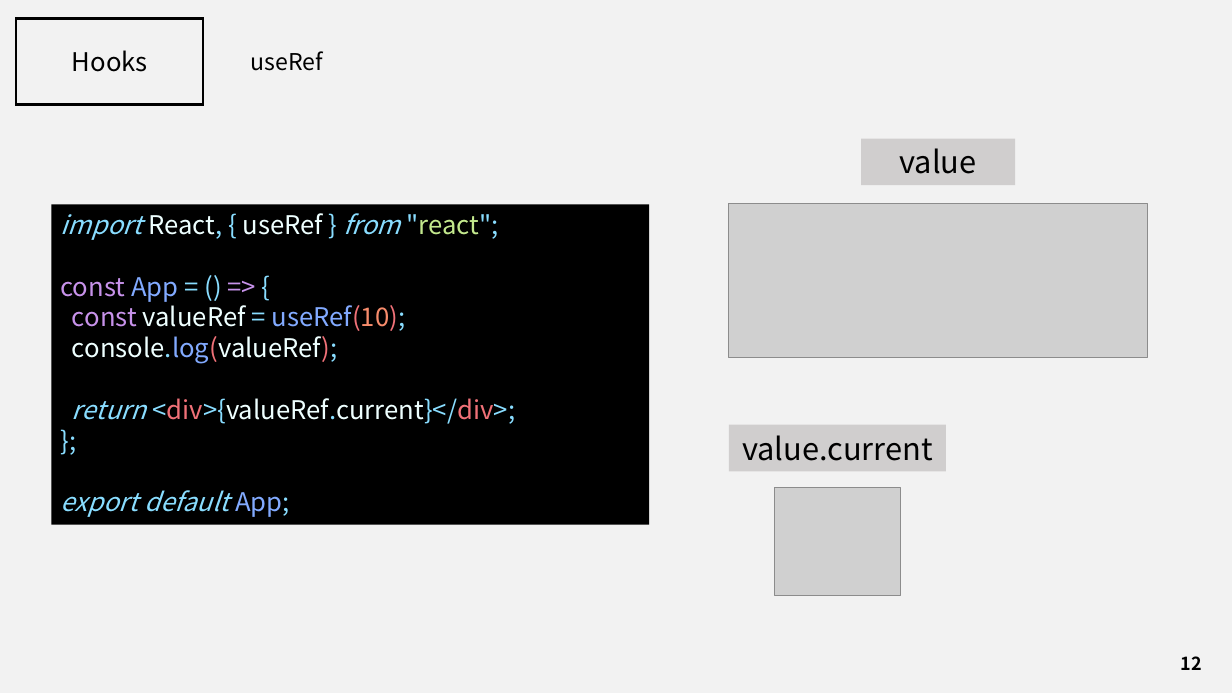
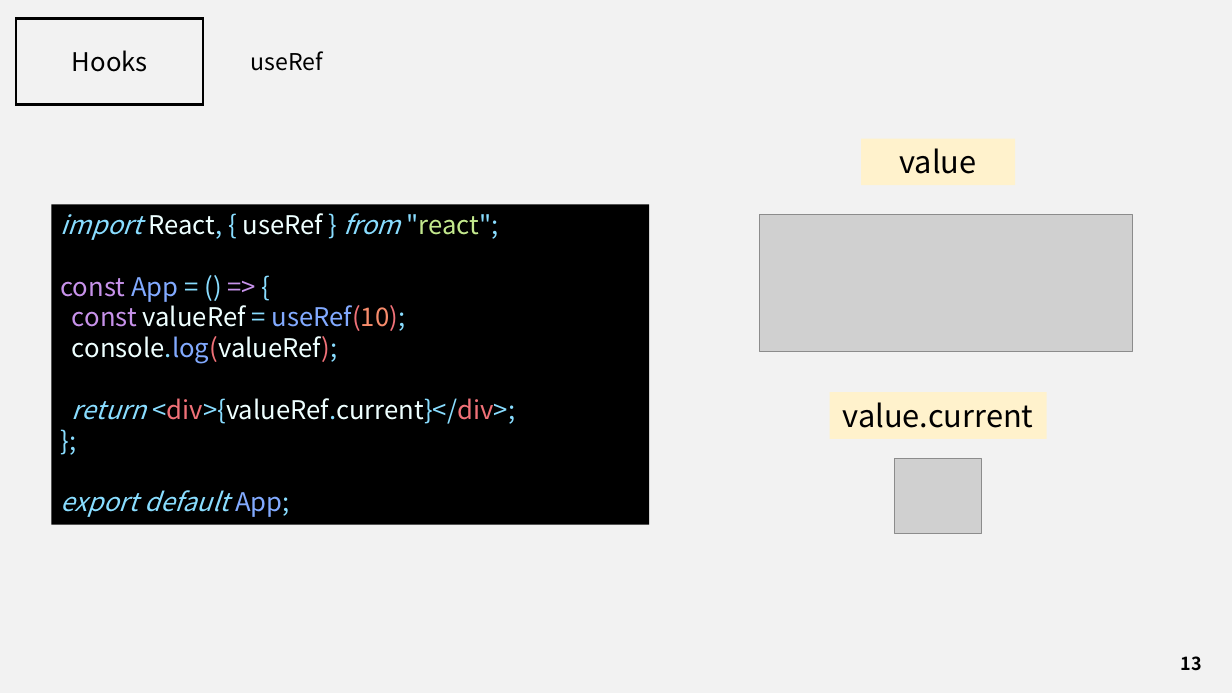
Before and after one commit to J3SUNG/Seminar, a slide deck: slide 13 of 210229_React_Hooks.pptx (slide 12 before the commit). Drawn at 1232x693 pixels with LibreOffice and Linux fonts; fonts in the diff are those of the drawing; grey boxes stand for pictures. Boxes give left, top, right and bottom in pixels: in the first picture for what was removed or moved away, otherwise in the second. Text is boxed around its words. In the diff, an @@ line names an element or a change of style, - is before the commit and + after.

```diff
--- a/210229_React_Hooks.pptx
+++ b/210229_React_Hooks.pptx
@@ rectangle "value" at (x1=861, y1=139, x2=1016, y2=185): fill #D0CECE to #FFF2CC @@
@@ picture resized from (x1=729, y1=203, x2=1148, y2=358) to (x1=760, y1=214, x2=1132, y2=351) @@
@@ rectangle "value.current" at (x1=830, y1=392, x2=1047, y2=438): fill #D0CECE to #FFF2CC @@
@@ rectangle "value.current" moved from (x1=729, y1=425, x2=946, y2=471) to (x1=830, y1=392, x2=1047, y2=438) @@
@@ picture resized from (x1=775, y1=488, x2=901, y2=596) to (x1=895, y1=459, x2=982, y2=534) @@
@@ page number at (x1=1181, y1=656, x2=1202, y2=671): text changed @@
-12
+13
```
Also in this commit, not shown: 20 other slides changed, 1 slide added, 1 other file.
